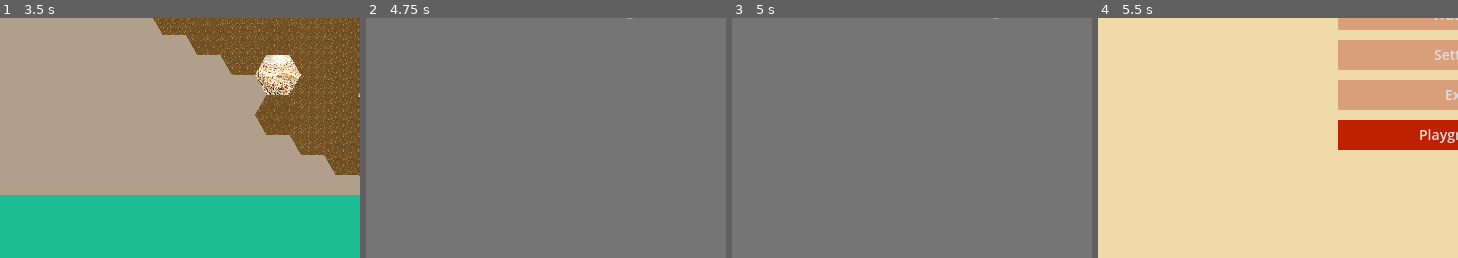
Above: before the commit, frames 1-4 (left to right).
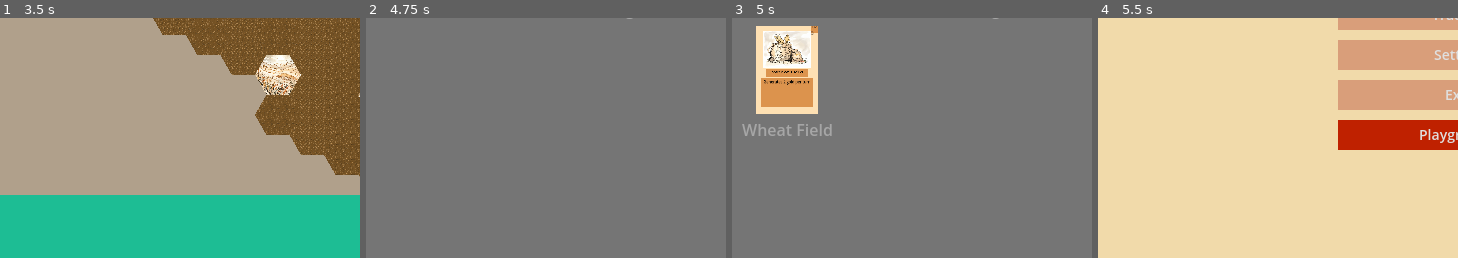
Above: after the commit, the same moments.

Repository: DarkDragonanDy/Project_card
Game: Godot game, scene res://Scenes/node_scene.tscn
Two runs of this game, one before a commit and one after it. Both use one fixed random seed, a clock stepped at 60 frames per second and the inputs below.
Inputs (mouse positions are % of the whole screen's width and height, from its top left):
- Up to frame 1 (3.5 s): click "Start game" at 0.5 s; click (97, 4) at 1.25 s; click "Start game" at 2 s; click "End turn" at 2.75 s
- Up to frame 2 (4.75 s): click (97, 4) at 3.5 s; click "Collection" at 4.25 s
- Up to frame 3 (5 s): no input
- Up to frame 4 (5.5 s): click (97, 96) at 5 s
The pictures show only the part of the screen within x 0-50%, y 46-96%; the shares and areas given below are measured in that part.

Frames 1-2 are identical in both runs. In frame 3, 6.8% of the frame differs, in the area x 2-28%, y 3-50%; in frame 4, nothing differs.

Commit message:
build week 4, day 2
made half of the  card play system

Diff:
--- a/Scenes/batle_scene.tscn
+++ b/Scenes/batle_scene.tscn
@@ -3,15 +3,15 @@
 [ext_resource type="Script" uid="uid://cmughckqkngrv" path="res://Scripts/Battle_scripts/GameSetupCoordinator.gd" id="1_ddmmf"]
 [ext_resource type="Texture2D" uid="uid://ckcqoxchk4w0c" path="res://Sprites/Tiles/cropped-image-85ui-3.png" id="1_dfds4"]
 [ext_resource type="Texture2D" uid="uid://on5bdvuw4nq5" path="res://Sprites/Tiles/cropped-image-99wl-4.png" id="2_ddmmf"]
-[ext_resource type="Script" uid="uid://sect1ube17ko" path="res://Scripts/Battle_scripts/game_manager.gd" id="2_vs4tl"]
-[ext_resource type="Script" uid="uid://to1vrgj640xc" path="res://Scripts/Battle_scripts/turn_manager.gd" id="3_7hkq8"]
+[ext_resource type="Script" uid="uid://sect1ube17ko" path="res://Scripts/Battle_scripts/Rules/game_manager.gd" id="2_vs4tl"]
+[ext_resource type="Script" uid="uid://to1vrgj640xc" path="res://Scripts/Battle_scripts/Rules/turn_manager.gd" id="3_7hkq8"]
 [ext_resource type="Texture2D" uid="uid://cjmrxbuehslmt" path="res://Sprites/Tiles/cropped-image-1x8t-3.png" id="3_dr1m7"]
-[ext_resource type="Script" uid="uid://bkanc5l2e7hjo" path="res://Scripts/Battle_scripts/economy_manager.gd" id="4_olq85"]
+[ext_resource type="Script" uid="uid://bkanc5l2e7hjo" path="res://Scripts/Battle_scripts/Rules/economy_manager.gd" id="4_olq85"]
 [ext_resource type="Texture2D" uid="uid://bv6a68qtq1ux8" path="res://Sprites/Tiles/Tile.png" id="4_vs4tl"]
-[ext_resource type="Script" uid="uid://cqu2h4dcj2ynx" path="res://Scripts/Battle_scripts/Hand_Manger.gd" id="5_7hkq8"]
+[ext_resource type="Script" uid="uid://cqu2h4dcj2ynx" path="res://Scripts/Battle_scripts/Player/Hand_Manger.gd" id="5_7hkq8"]
+[ext_resource type="Script" uid="uid://c7ateak3pcpm3" path="res://Scripts/Battle_scripts/Rules/card_play_manager.gd" id="5_olq85"]
 [ext_resource type="Script" uid="uid://x7auran8vctc" path="res://Scripts/Battle_scripts/Player/deck_to_hand_manager.gd" id="6_dfds4"]
 [ext_resource type="Script" uid="uid://bhu2p4f22o6re" path="res://Scripts/button_exit_collection.gd" id="6_olq85"]
-[ext_resource type="Script" uid="uid://4m1c0safmv2j" path="res://Scripts/Battle_scripts/business_cards_manager.gd" id="12_bl8um"]
 
 [sub_resource type="TileSetAtlasSource" id="TileSetAtlasSource_mvbrm"]
 texture = ExtResource("1_dfds4")
@@ -65,6 +65,9 @@
 [node name="Economy_manager" type="Node" parent="."]
 script = ExtResource("4_olq85")
 
+[node name="card_play_manager" type="Node" parent="."]
+script = ExtResource("5_olq85")
+
 [node name="Control_lair" type="Control" parent="."]
 layout_mode = 3
 anchors_preset = 0
@@ -371,8 +374,5 @@
 [node name="Hand_manager" type="Node2D" parent="Playable_lair"]
 script = ExtResource("5_7hkq8")
 
-[node name="BusinessCards_manager" type="Node2D" parent="Playable_lair"]
-script = ExtResource("12_bl8um")
-
 [connection signal="pressed" from="Control_lair/Game_UI/Exit/Button" to="Control_lair/Game_UI/Exit/Button" method="_on_pressed"]
 [connection signal="pressed" from="Control_lair/Game_UI/Right_info_display/Turn_space/End_Turn" to="Turn_manager" method="advance_to_end_phase"]
--- a/Scenes/card_template.tscn
+++ b/Scenes/card_template.tscn
@@ -1,9 +1,10 @@
-[gd_scene load_steps=9 format=3 uid="uid://b7e7ypio11pt0"]
+[gd_scene load_steps=10 format=3 uid="uid://b7e7ypio11pt0"]
 
 [ext_resource type="Script" uid="uid://cm2wxotntesbl" path="res://Scripts/Scripts_card/Card_defenition/card_template.gd" id="1_5hjqm"]
 [ext_resource type="Texture2D" uid="uid://blcut5iuevgp6" path="res://Sprites/photo_2025-05-23_13-55-42.jpg" id="1_okvs4"]
 [ext_resource type="Theme" uid="uid://bosnktrn0hmrw" path="res://Sprites/new_theme.tres" id="2_84j6k"]
 [ext_resource type="Script" uid="uid://bvkyssy6qnfph" path="res://Scripts/Scripts_card/Card_defenition/card_move.gd" id="3_84j6k"]
+[ext_resource type="Script" uid="uid://1l1sefyy00dg" path="res://Scripts/Scripts_card/Card_defenition/representation_manager.gd" id="6_djb2o"]
 [ext_resource type="Script" uid="uid://jhwfk5hn7jje" path="res://Scripts/Scripts_card/Card_defenition/state_manager.gd" id="6_lnt2x"]
 
 [sub_resource type="RectangleShape2D" id="RectangleShape2D_84j6k"]
@@ -130,3 +131,6 @@
 
 [node name="State_manager" type="Node" parent="."]
 script = ExtResource("6_lnt2x")
+
+[node name="Representation_manager" type="Node" parent="."]
+script = ExtResource("6_djb2o")
--- a/Scripts/Battle_scripts/GameSetupCoordinator.gd
+++ b/Scripts/Battle_scripts/GameSetupCoordinator.gd
@@ -11,7 +11,8 @@
 @onready var hand_manager: HandManager = $Playable_lair/Hand_manager
 @onready var game_manager: Node = $Game_manager
 @onready var turn_manager: TurnManager = $Turn_manager
-#@onready var play_event_manager: PlayEventManager = $PlayEventManager
+@onready var card_play_manager: CardPlayManager = $"card_play_manager"
+
 # Setup state
 var is_setup_complete: bool = false
 var setup_steps_completed: int = 0
--- a/Scripts/Battle_scripts/Hand_Manger.gd
+++ b/Scripts/Battle_scripts/Player/Hand_Manger.gd
@@ -23,6 +23,7 @@
 signal hand_full
 signal hand_empty
 
+@onready var play_manager: CardPlayManager = get_node_or_null("../../card_play_manager")
 func _ready():
 	screen_size = get_viewport().get_visible_rect().size
 	hand_center = Vector2(screen_size.x / 2, screen_size.y - HAND_Y_OFFSET)
@@ -204,9 +205,16 @@
 	else:
 		card.modulate = Color(0.7, 0.7, 0.7, 1.0)
 
+
+
 func _on_card_played(card: Card, hex_position: Vector2i):
-	remove_card_from_hand(card)
-	card_played.emit(card, hex_position)
+	# Try to play on hex through play manager
+	if play_manager and play_manager.play_card(card, hex_position):
+		remove_card_from_hand(card)
+		card_played.emit(card, hex_position)
+	else:
+		# Return to hand if play failed
+		print("Failed to play card on hex")
 ##########################################
 
 
--- /dev/null
+++ b/Scripts/Battle_scripts/Rules/card_play_manager.gd
@@ -0,0 +1,103 @@
+extends Node
+class_name CardPlayManager
+
+@onready var hex_grid: TileMapLayer = $"../Control_lair/Game_UI/GridContainer/Game_board/TileMapLayer"
+@onready var game_manager: GameManager = $"../Game_manager"
+@onready var economy_manager: EconomyManager = $"../Economy_manager"
+# Store card data per hex
+var played_cards: Dictionary = {}  # hex_position: Card
+
+# If you need a separate layer for cards
+var card_layer_index: int = 0  # Or create a second TileMapLayer
+
+signal card_successfully_played(card: Card, hex_position: Vector2i)
+
+func _ready():
+	# Option: Create a second layer for cards if needed
+	# This keeps terrain and cards separate
+	if hex_grid.get_parent().has_node("CardTileMapLayer"):
+		card_layer_index = 1
+
+func play_card(card: Card, hex_position: Vector2i) -> bool:
+	# Validate placement
+	if not _is_valid_play(card, hex_position):
+		return false
+
+	# Check affordability
+	if not game_manager.purchase_card(card):
+		return false
+
+	# Get current tile data to preserve terrain
+	var current_tile = hex_grid.get_cell_source_id(hex_position)
+	var current_atlas = hex_grid.get_cell_atlas_coords(hex_position)
+
+	# Store the original terrain (if you want to restore it later)
+	if not "original_terrain" in played_cards:
+		played_cards["original_terrain"] = {}
+	played_cards["original_terrain"][hex_position] = {
+		"source": current_tile,
+		"atlas": current_atlas
+	}
+
+	# Place the card tile
+	hex_grid.set_cell(
+		hex_position,
+		card.tile_source_id,
+		card.tile_atlas_coords,
+
+	)
+
+	# Store card reference
+	played_cards[hex_position] = card
+
+	# Hide the card from hand
+	card.visible = false
+	if card.state_manager:
+		card.state_manager.change_state("played")
+
+	# Execute card effects
+	card.on_play({
+		"player": game_manager.current_player,
+		"hex_position": hex_position
+	})
+
+	card_successfully_played.emit(card, hex_position)
+	return true
+
+func _is_valid_play(card: Card, hex_position: Vector2i) -> bool:
+	# Check if hex exists
+	var tile_data = hex_grid.get_cell_tile_data(hex_position)
+	if not tile_data:
+		return false
+
+	# Check if already has a card
+	if hex_position in played_cards:
+		return false
+
+
+	return true
+
+
+func remove_card_from_hex(hex_position: Vector2i):
+	if not hex_position in played_cards:
+		return
+
+	var card = played_cards[hex_position]
+
+	# Restore original terrain
+	if "original_terrain" in played_cards:
+		var original = played_cards["original_terrain"][hex_position]
+		hex_grid.set_cell(
+			hex_position,
+			original.source,
+			original.atlas
+		)
+
+	# Clean up
+	played_cards.erase(hex_position)
+	card.on_remove({"hex_position": hex_position})
+	card.queue_free()
+func _is_valid_hex(hex_position: Vector2i) -> bool:
+	# Check if hex exists in tilemap
+	var tile_data = hex_grid.get_cell_tile_data(hex_position)
+	return tile_data != null
--- a/Scripts/Battle_scripts/game_manager.gd
+++ b/Scripts/Battle_scripts/Rules/game_manager.gd
@@ -23,7 +23,7 @@
 
 # References gloabal systems
 @onready var turn_manager: TurnManager=$"../Turn_manager"
-@onready var business_cards_manager: BusinessCardsManager=$"../Playable_lair/BusinessCards_manager"
+
 @onready var economy_manager: EconomyManager = $"../Economy_manager"
 @onready var setup: GameSetupCoordinator = $".."
 @onready var deck_to_hand: DeckToHandManager = $"../Playable_lair/DeckToHand_manager"
--- a/Scripts/Battle_scripts/business_cards_manager.gd
+++ /dev/null
@@ -1,50 +0,0 @@
-extends Node2D
-class_name BusinessCardsManager
-
-var placed_businesses: Dictionary = {} # hex_position -> Card
-var hex_grid_ref: TileMapLayer
-var economy_manager: EconomyManager
-
-signal business_placed(card: Card, position: Vector2i)
-signal business_income_generated(card: Card, income: int)
-
-func _ready():
-	economy_manager = get_node_or_null("../../Economy_manager")
-	hex_grid_ref = get_node_or_null("../../Control_lair/Game_UI/GridContainer/Game_board/TileMapLayer")
-
-func place_business(card: Card, hex_pos: Vector2i, player: int) -> bool:
-	if hex_pos in placed_businesses:
-		print("Location already has a business!")
-		return false
-
-	# Place the business
-	placed_businesses[hex_pos] = card
-	card.global_position = hex_grid_ref.map_to_local(hex_pos)
-
-	# Change card state
-	if card.state_manager:
-		card.state_manager.change_state("played")
-
-	# Apply business effects (income boost, special abilities, etc.)
-	_apply_business_effects(card, player)
-
-	business_placed.emit(card, hex_pos)
-	return true
-
-func _apply_business_effects(card: Card, player: int):
-	# This would depend on your specific card effects
-	# Example: if card has income property
-	if card.has_method("get_income_boost"):
-		var income_boost = card.get_income_boost()
-		if economy_manager:
-			economy_manager.add_income_source(player, income_boost)
-
-func get_business_at_location(hex_pos: Vector2i) -> Card:
-	return placed_businesses.get(hex_pos, null)
-
-func get_total_businesses(player: int) -> int:
-	var count = 0
-	for card in placed_businesses.values():
-		if card.get_meta("owner", 0) == player:
-			count += 1
-	return count
--- a/Scripts/Scripts_card/Card_defenition/card_database.gd
+++ b/Scripts/Scripts_card/Card_defenition/card_database.gd
@@ -3,16 +3,15 @@
 	"Meadow": Meadow_Card,
 	"iceball": IceballCard,
 	"Fishing Place": FishingPlace_Card,
+	"Wheat Field": WheatFieldCard,
 }
 var card_scene = Card.new().card_scene
 func create_card_instance(template_name: String) -> Card:
 	if template_name in card_database:
 		# Create visual instance from template
 		var card_instance = card_scene.instantiate()
-
 		# Create data instance from class
 		var data_instance = card_database[template_name].new()
-
 		# Copy data to visual instance
 		card_instance.apply_card_data(data_instance)
 
@@ -30,4 +29,5 @@
 		data_instance.card_cost,
 		data_instance.card_art
 	)
+	data_instance.queue_free()
 	return texture
--- a/Scripts/Scripts_card/Card_defenition/card_move.gd
+++ b/Scripts/Scripts_card/Card_defenition/card_move.gd
@@ -37,6 +37,7 @@
 signal drag_ended(card: Card)
 signal dropped_on_hex(card: Card, hex_position: Vector2i)
 signal collision_detected(other_card: Card)
+signal card_played(card: Card, hex_position: Vector2i)
 
 func _ready():
 	# Setup Area2D
@@ -221,16 +222,27 @@
 
 	return Vector2i(-999, -999)
 
+# Add this method to handle hex validation
 func _is_valid_drop_position(hex_pos: Vector2i) -> bool:
 	if hex_pos == Vector2i(-999, -999):
 		return false
 
-	# Check with game manager
-	var game_manager = get_node_or_null("/root/Battle_scene/Game_manager")
-	if game_manager and game_manager.has_method("is_valid_play_position"):
-		return game_manager.is_valid_play_position(card_ref, hex_pos)
+	# Check with play manager
+	var play_manager = get_node_or_null("/root/Battle_scene/card_play_manager")
+	if play_manager:
+		return play_manager._is_valid_hex(hex_pos) and not hex_pos in play_manager.played_cards
 
 	return false
+
+# Update the _on_dropped_on_hex method
+func _on_dropped_on_hex(card: Card, hex_pos: Vector2i):
+	# Let the play manager handle the actual placement
+	var play_manager = get_node_or_null("/root/Battle_scene/card_play_manager")
+	if play_manager and play_manager.play_card(card, hex_pos):
+		card_played.emit(card, hex_pos)
+	else:
+		# Return to hand if play failed
+		_return_to_hand()
 
 func _return_to_hand():
 	if not card_ref:
--- a/Scripts/Scripts_card/Card_defenition/card_template.gd
+++ b/Scripts/Scripts_card/Card_defenition/card_template.gd
@@ -11,6 +11,18 @@
 @export var card_unique_id: String = ""
 @export var card_art: Texture2D = null
 
+
+@export var income_per_turn: int = 0
+@export var special_effects: Array[String] = []
+
+@export var tile_source_id: int = 0  # Which source in tileset
+@export var tile_atlas_coords: Vector2i = Vector2i(0, 0)  # Position in atlas
+
+var collection_texture: ImageTexture
+var hex_representation: Node2D
+var card_preview: CardPreview
+
+
 # Card visual children
 @onready var card_back: Sprite2D = $Card_visuals/Card_back
 @onready var text_box = $Card_visuals/Card_box_text/Card_text_box
@@ -18,7 +30,7 @@
 @onready var art_box = $Card_visuals/Card_art
 @onready var name_label = $Card_visuals/Card_box_name/Card_text_name
 
-var card_preview: CardPreview
+
 
 # Card functional children - Updated to use new drag handler
 @onready var drag_handler: AntiStackingDragHandler = $Drag_handler
@@ -63,6 +75,10 @@
 	card_description = data.card_description
 	card_cost = data.card_cost
 	card_art = data.card_art
+	income_per_turn=data.income_per_turn
+	special_effects=data.special_effects
+	tile_source_id=data.tile_source_id
+	tile_atlas_coords=data.tile_atlas_coords
 	update_card_display()
 
 func _connect_component_signals():
@@ -181,6 +197,19 @@
 	return await Card.generate_card_texture(card_name, card_description, card_cost, card_art)
 
 
+
+func on_play(game_state: Dictionary) -> void:
+	# Override in subclasses
+	pass
+
+func on_turn_start(game_state: Dictionary) -> void:
+	# Override in subclasses
+	pass
+
+func on_remove(game_state: Dictionary) -> void:
+	# Override in subclasses
+	pass
+
 func _setup_card_preview():
 	# Wait for the scene tree to be completely ready
 	await get_tree().process_frame
--- /dev/null
+++ b/Scripts/Scripts_card/Card_defenition/representation_manager.gd
@@ -0,0 +1,44 @@
+# card_representation_manager.gd
+extends Node
+class_name CardRepresentationManager
+
+static func create_collection_view(card: Card) -> TextureRect:
+	# Create collection image view
+	var texture_rect = TextureRect.new()
+
+	# Use cached texture or generate new one
+	if not card.collection_texture:
+		card.collection_texture = await Card.generate_card_texture(
+			card.card_name,
+			card.card_description,
+			card.card_cost,
+			card.card_art
+		)
+
+	texture_rect.texture = card.collection_texture
+	texture_rect.set_meta("source_card", card)
+	return texture_rect
+
+static func create_hex_view(card: Card) -> Node2D:
+	var hex_container = Node2D.new()
+	hex_container.name = "Hex_" + card.card_name
+
+	# Just use the card art - no scene file needed!
+	var icon = Sprite2D.new()
+	icon.texture = card.card_art
+
+	# Scale based on your hex size
+	if icon.texture:
+		var texture_size = icon.texture.get_size()
+		# Assuming hex cells are roughly 64x64
+		var target_size = 48.0  # Slightly smaller than cell
+		var scale_factor = target_size / max(texture_size.x, texture_size.y)
+		icon.scale = Vector2(scale_factor, scale_factor)
+
+	hex_container.add_child(icon)
+
+	# Store reference
+	hex_container.set_meta("source_card", card)
+	card.hex_representation = hex_container
+
+	return hex_container
--- a/Scripts/Scripts_card/Card_defenition/state_manager.gd
+++ b/Scripts/Scripts_card/Card_defenition/state_manager.gd
@@ -80,7 +80,6 @@
 func _enter_played_state():
 	var card = get_parent()
 	if card.has_node("Drag_handler"):
-		print("pass")
 		card.get_node("Drag_handler").input_pickable = false
 
 func _enter_graveyard_state():
--- /dev/null
+++ b/Scripts/Scripts_card/Scripts_card_types/Card_wheat_field.gd
@@ -0,0 +1,18 @@
+extends Card
+class_name WheatFieldCard
+
+func _init():
+	card_name = "Wheat Field"
+	card_description = "Generates 2 gold per turn"
+	card_cost = 100
+	income_per_turn = 2
+	special_effects = ["income_generation"]
+	# Load textures
+	card_art = preload("res://Sprites/Sprites_card_art/photo_2025-06-09_19-40-41.jpg")
+	tile_source_id = 8  # Main tileset
+	tile_atlas_coords = Vector2i(1, 0)
+
+func on_play(game_state: Dictionary) -> void:
+	var economy_manager = get_node("/root/Battle_scene/Economy_manager")
+	if economy_manager:
+		economy_manager.add_income_source(game_state.current_player, income_per_turn)
Renamed: Scripts/Battle_scripts/Hand_Manger.gd.uid -> Scripts/Battle_scripts/Player/Hand_Manger.gd.uid
Not shown, added: Scripts/Battle_scripts/Rules/card_play_manager.gd.uid
Renamed: Scripts/Battle_scripts/economy_manager.gd -> Scripts/Battle_scripts/Rules/economy_manager.gd
Renamed: Scripts/Battle_scripts/economy_manager.gd.uid -> Scripts/Battle_scripts/Rules/economy_manager.gd.uid
Renamed: Scripts/Battle_scripts/game_manager.gd.uid -> Scripts/Battle_scripts/Rules/game_manager.gd.uid
Renamed: Scripts/Battle_scripts/turn_manager.gd -> Scripts/Battle_scripts/Rules/turn_manager.gd
Renamed: Scripts/Battle_scripts/turn_manager.gd.uid -> Scripts/Battle_scripts/Rules/turn_manager.gd.uid
Not shown, removed: Scripts/Battle_scripts/business_cards_manager.gd.uid
Not shown, added: Scripts/Scripts_card/Card_defenition/representation_manager.gd.uid
Not shown, added: Scripts/Scripts_card/Scripts_card_types/Card_wheat_field.gd.uid
